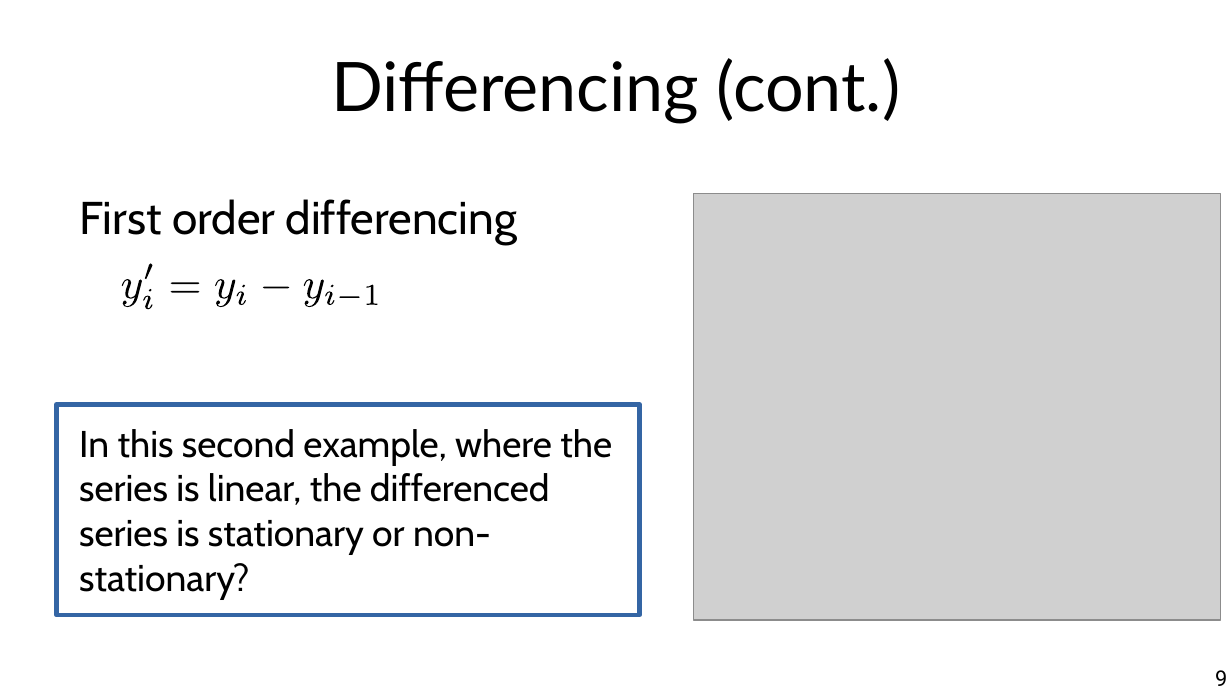
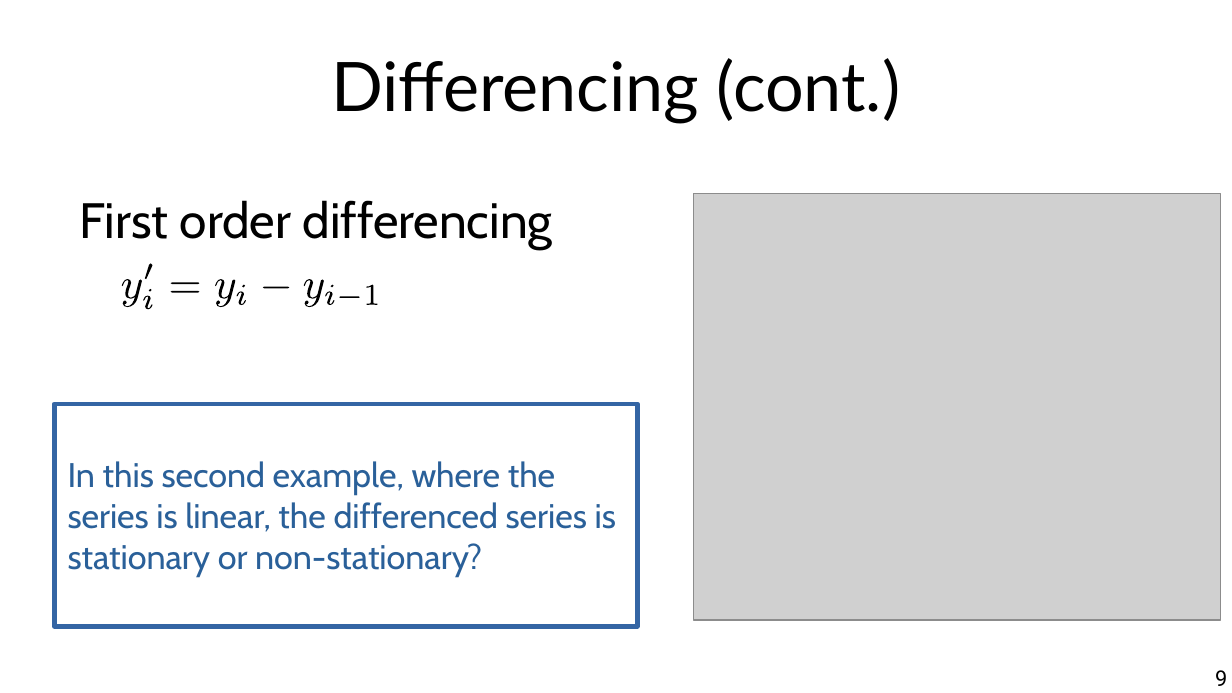
Before and after one commit to marco-calautti/data-mining-course, a slide deck: slide 9 of theory/odp/tt29_forecasting.odp. Drawn at 1232x693 pixels with LibreOffice and Linux fonts; fonts in the diff are those of the drawing; grey boxes stand for pictures. Boxes give left, top, right and bottom in pixels: in the first picture for what was removed or moved away, otherwise in the second. Text is boxed around its words. In the diff, an @@ line names an element or a change of style, - is before the commit and + after.

```diff
--- a/theory/odp/tt29_forecasting.odp
+++ b/theory/odp/tt29_forecasting.odp
@@ text "First order differencing" at (x1=79, y1=200, x2=553, y2=248): size 29.6 to 32 pt @@
@@ rectangle "In this second example, where ..." resized from (x1=56, y1=405, x2=639, y2=615) to (x1=55, y1=405, x2=638, y2=627) @@
@@ text at (x1=79, y1=429, x2=612, y2=600): paragraph removed @@
-In this second example, where the series is linear, the differenced series is stationary or non-stationary?
@@ text in rectangle at (x1=68, y1=461, x2=616, y2=577): text added @@
+In this second example, where the series is linear, the differenced series is stationary or non-stationary?
```
Also in this commit, not shown: 13 other slides changed, 6 other files.
